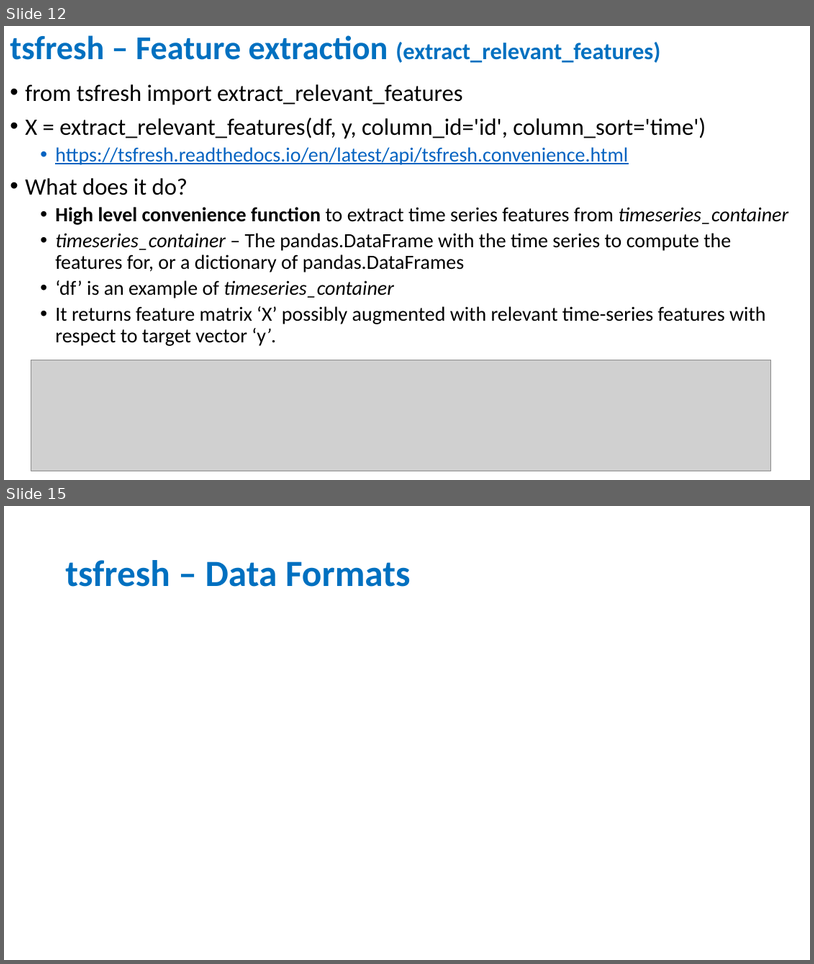
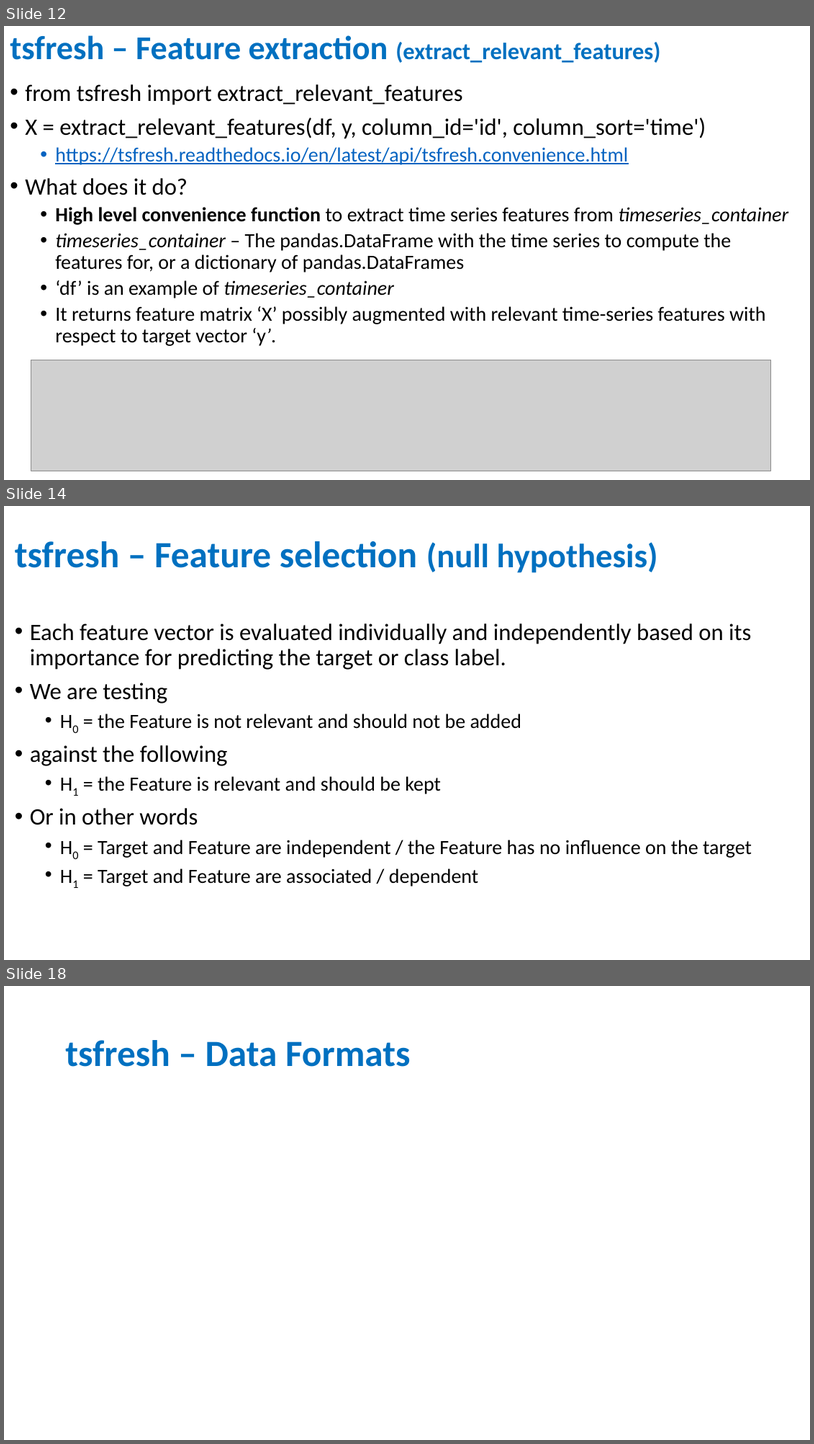
Before and after one commit to qingkaikong/SSA_Machine_Learning_2019, a slide deck: presentations/Feature_Engineering_ML_SSA19.pptx. Shown one above the other, each under a label of ours: slides 12 and 15 before the commit, slides 12, 14 and 18 after it; the slides between them are not shown. The pictures are 814x964 and 814x1444 pixels, drawn with LibreOffice and Linux fonts; fonts in the diff are those of the drawing; grey boxes stand for pictures. Boxes give left, top, right and bottom in pixels: in the first picture for what was removed or moved away, otherwise in the second. Text is boxed around its words. In the diff, an @@ line names an element or a change of style, - is before the commit and + after.

Commit message:
Ftrs engg and selection ppt update

```diff
--- a/presentations/Feature_Engineering_ML_SSA19.pptx
+++ b/presentations/Feature_Engineering_ML_SSA19.pptx
@@ slide 14 added at (4, 506, 810, 960), background #FFFFFF @@
@@ title added at (15, 541, 658, 573), 44 pt, text #0070C0, bold @@
+tsfresh – Feature selection (null hypothesis)
@@ text added at (30, 623, 752, 886), 24 pt, text #000000 @@
+• Each feature vector is evaluated individually and independently based on its importance for predicting the target or class label.
+• We are testing
+  • H0 = the Feature is not relevant and should not be added
+• against the following
+  • H1 = the Feature is relevant and should be kept
+• Or in other words
+  • H0 = Target and Feature are independent / the Feature has no influence on the target
+  • H1 = Target and Feature are associated / dependent
@@ what was slide 15 is now slide 18 @@
```
Also in this commit, not shown: 5 slides changed, 1 other slide added.
